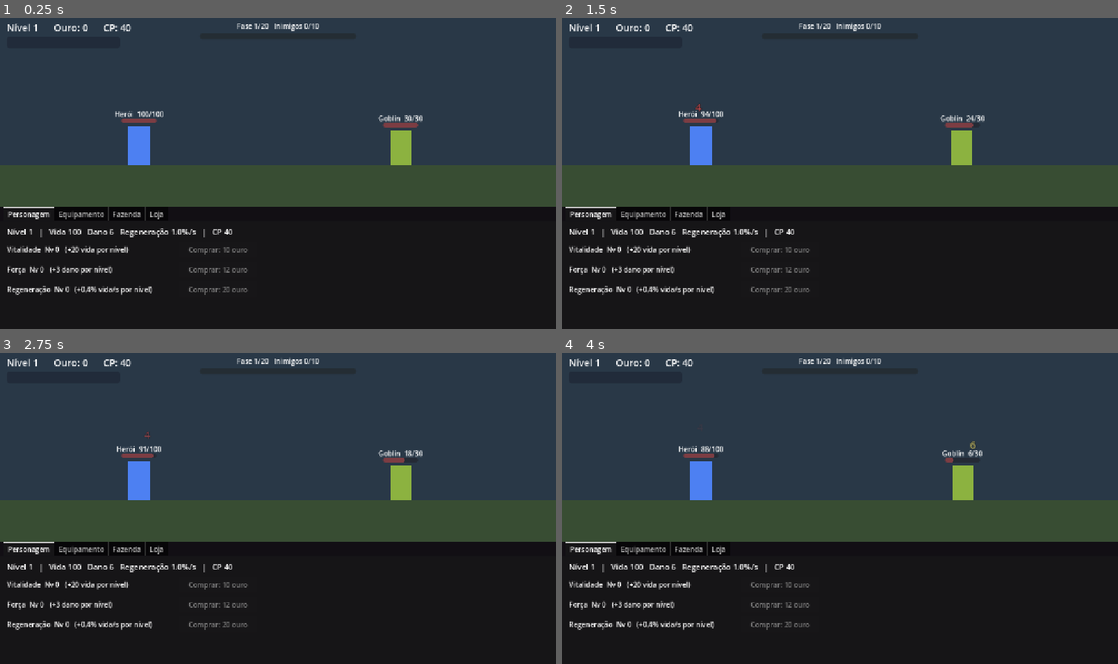
Above: before the commit, frames 1-4 (two rows, left to right).
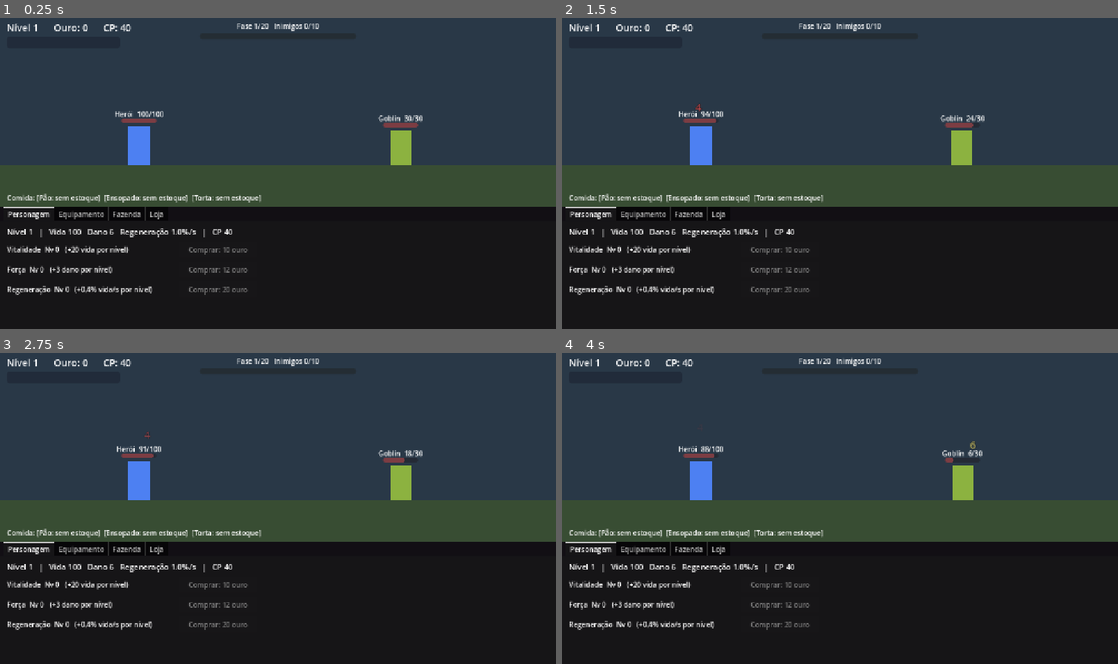
Above: after the commit, the same moments.

Repository: koenigkan12/reencarnei-fazendeiro
Game: Godot game, scene res://main.tscn
Same seed, same stepped clock (60 frames per second), same inputs: the game is played once before the commit and once after it.
Inputs:
- Up to frame 1 (0.25 s): no input
- Up to frame 2 (1.5 s): tap Enter at 1.25 s
- Up to frame 3 (2.75 s): tap Space at 2 s
- Up to frame 4 (4 s): no input

The runs differ from the first frame. In frame 1, 0.5% of the frame differs, in the area x 1-47%, y 56-60%; in frame 2, 0.5%; in frame 3, 0.5%; in frame 4, 0.5%.

Commit message:
Dias 12-18: fazenda (sementes, lotes, colheita, venda), Cultivo com autoplantio, comida com slots, zona 2

Diff:
--- /dev/null
+++ b/scripts/aba_fazenda.gd
@@ -0,0 +1,102 @@
+extends HBoxContainer
+# Aba Fazenda (painel de baixo): sementes, colheita e venda do excedente.
+const Cfg := preload("res://scripts/cfg.gd")
+
+var estado
+var _linhas: Array = []   # por cultura: {sel, info, vende}
+var _cozinha: Array = []  # por prato: {rotulo, botao}
+var _slots: Array = []    # OptionButtons dos slots de comida
+
+func _ready() -> void:
+	add_theme_constant_override("separation", 30)
+	var col := VBoxContainer.new()
+	col.add_theme_constant_override("separation", 8)
+	add_child(col)
+	var tit := Label.new()
+	tit.text = "Sementes e colheita  (escolha a semente e clique nos lotes)"
+	col.add_child(tit)
+	var grupo := ButtonGroup.new()
+	for i in Cfg.CULTURAS.size():
+		var h := HBoxContainer.new()
+		h.add_theme_constant_override("separation", 12)
+		var sel := Button.new()
+		sel.toggle_mode = true
+		sel.button_group = grupo
+		sel.custom_minimum_size = Vector2(190, 32)
+		sel.button_pressed = (i == estado.semente_selecionada)
+		sel.pressed.connect(func(): estado.semente_selecionada = i)
+		h.add_child(sel)
+		var info := Label.new()
+		info.custom_minimum_size = Vector2(190, 0)
+		h.add_child(info)
+		var vende := Button.new()
+		vende.custom_minimum_size = Vector2(170, 32)
+		vende.pressed.connect(func(): estado.vende_colheita(i))
+		h.add_child(vende)
+		col.add_child(h)
+		_linhas.append({"sel": sel, "info": info, "vende": vende})
+	var h2 := HBoxContainer.new()
+	h2.add_theme_constant_override("separation", 12)
+	var todos := Button.new()
+	todos.text = "Plantar em todos os lotes vazios"
+	todos.pressed.connect(func(): estado.planta_em_todos(estado.semente_selecionada))
+	h2.add_child(todos)
+	var colher := Button.new()
+	colher.text = "Colher tudo"
+	colher.pressed.connect(func(): estado.colhe_tudo())
+	h2.add_child(colher)
+	col.add_child(h2)
+	add_child(VSeparator.new())
+	var col2 := VBoxContainer.new()
+	col2.add_theme_constant_override("separation", 8)
+	add_child(col2)
+	var t2 := Label.new()
+	t2.text = "Cozinha (gasta colheita: cada prato dura um tempo)"
+	col2.add_child(t2)
+	for i in Cfg.PRATOS.size():
+		var h := HBoxContainer.new()
+		h.add_theme_constant_override("separation", 12)
+		var rot := Label.new()
+		rot.custom_minimum_size = Vector2(250, 0)
+		h.add_child(rot)
+		var bt := Button.new()
+		bt.custom_minimum_size = Vector2(190, 32)
+		bt.pressed.connect(func(): estado.cozinha(i))
+		h.add_child(bt)
+		col2.add_child(h)
+		_cozinha.append({"rotulo": rot, "botao": bt})
+	var t3 := Label.new()
+	t3.text = "Slots de comida do herói (usam o estoque sozinhos):"
+	col2.add_child(t3)
+	var hs := HBoxContainer.new()
+	hs.add_theme_constant_override("separation", 10)
+	col2.add_child(hs)
+	for s in Cfg.SLOTS_COMIDA:
+		var ob := OptionButton.new()
+		ob.custom_minimum_size = Vector2(150, 32)
+		ob.add_item("(vazio)", 0)
+		for p in Cfg.PRATOS:
+			ob.add_item(p["nome"])
+		ob.select(estado.slots_comida[s]["prato"] + 1)
+		ob.item_selected.connect(func(idx: int): estado.define_slot(s, idx - 1))
+		hs.add_child(ob)
+		_slots.append(ob)
+	estado.mudou.connect(_atualiza)
+	_atualiza()
+
+func _atualiza() -> void:
+	for i in Cfg.CULTURAS.size():
+		var cul: Dictionary = Cfg.CULTURAS[i]
+		var l: Dictionary = _linhas[i]
+		var lib: bool = estado.cultura_liberada(i)
+		l["sel"].disabled = not lib
+		l["sel"].text = "%s (%d sementes)" % [cul["nome"], estado.sementes[i]] if lib else "%s (Cultivo Nv %d)" % [cul["nome"], cul["nivel"]]
+		l["info"].text = "Colheita: %d" % estado.colheita[i]
+		l["vende"].text = "Vender: +%d ouro" % floori(estado.colheita[i] * cul["preco"])
+		l["vende"].disabled = estado.colheita[i] <= 0
+	for i in Cfg.PRATOS.size():
+		var p: Dictionary = Cfg.PRATOS[i]
+		var c: Dictionary = _cozinha[i]
+		c["rotulo"].text = "%s (%s, %d s)  estoque: %d" % [p["nome"], p["desc"], roundi(p["duracao"]), estado.pratos[i]]
+		c["botao"].text = "Cozinhar: %d %s" % [Cfg.COZINHA_CUSTO, Cfg.CULTURAS[i]["nome"]]
+		c["botao"].disabled = estado.colheita[i] < Cfg.COZINHA_CUSTO
--- a/scripts/batalha.gd
+++ b/scripts/batalha.gd
@@ -29,6 +29,7 @@
 var _barra_chefe: ProgressBar
 var _aviso: Label
 var _msg_drop: Label
+var _hud_comida: Label
 var _painel_derrota: PanelContainer
 var _texto_derrota: Label
 
@@ -90,6 +91,8 @@
 	_aviso.add_theme_constant_override("outline_size", 8)
 	_aviso.modulate.a = 0.0
 	add_child(_aviso)
+	_hud_comida = Label.new()
+	add_child(_hud_comida)
 	_msg_drop = Label.new()
 	_msg_drop.add_theme_font_size_override("font_size", 18)
 	_msg_drop.add_theme_color_override("font_outline_color", Color.BLACK)
@@ -133,6 +136,7 @@
 	_aviso.position = Vector2(0, size.y * 0.25)
 	_aviso.size = Vector2(size.x, 60)
 	_msg_drop.position = Vector2(16, 70)
+	_hud_comida.position = Vector2(16, size.y - 34)
 	_painel_derrota.position = Vector2(size.x / 2.0 - 190, size.y * 0.3)
 	_painel_derrota.size = Vector2(380, 150)
 
@@ -148,18 +152,22 @@
 	var e := fase - 1
 	if contra_chefe:
 		var c: Dictionary = Cfg.CHEFES[chefe_tipo]
-		var base: Dictionary = Cfg.INIMIGOS[2]
+		var base: Dictionary = _lista_inimigos()[2]
 		inimigo.configura(c["nome"], c["cor"], c["tamanho"],
 			base["vida"] * c["vida_mult"] * pow(Cfg.ESCALA_VIDA, e), base["dano"] * c["dano_mult"] * pow(Cfg.ESCALA_DANO, e), base["intervalo"])
 		inimigo.set_meta("ouro", base["ouro"] * c["ouro_mult"] * pow(Cfg.ESCALA_OURO, e))
 		inimigo.set_meta("xp", base["xp"] * c["xp_mult"] * pow(Cfg.ESCALA_XP, e))
 	else:
-		var base2: Dictionary = Cfg.INIMIGOS[randi() % Cfg.INIMIGOS.size()]
+		var lista := _lista_inimigos()
+		var base2: Dictionary = lista[randi() % lista.size()]
 		inimigo.configura(base2["nome"], base2["cor"], base2["tamanho"],
 			base2["vida"] * pow(Cfg.ESCALA_VIDA, e), base2["dano"] * pow(Cfg.ESCALA_DANO, e), base2["intervalo"])
 		inimigo.set_meta("ouro", base2["ouro"] * pow(Cfg.ESCALA_OURO, e))
 		inimigo.set_meta("xp", base2["xp"] * pow(Cfg.ESCALA_XP, e))
 	inimigo.visible = true
+
+func _lista_inimigos() -> Array:
+	return Cfg.INIMIGOS_ZONA2 if fase >= Cfg.ZONA2_A_PARTIR_DA_FASE else Cfg.INIMIGOS
 
 func _inicia_chefe() -> void:
 	contra_chefe = true
@@ -176,6 +184,7 @@
 
 # ---------- loop ----------
 func _process(delta: float) -> void:
+	_atualiza_comida()
 	if descanso > 0.0:
 		descanso -= delta
 		_texto_derrota.text = "Derrotado! O herói descansa... %d s" % ceili(maxf(descanso, 0.0))
@@ -238,6 +247,7 @@
 	if subiu:
 		heroi.vida = heroi.vida_max
 	estado.tenta_drop(fase, era_chefe)
+	estado.tenta_semente(era_chefe)
 	if era_chefe:
 		contra_chefe = false
 		_barra_chefe.visible = false
@@ -256,6 +266,7 @@
 	abates = 0
 	if fase < Cfg.FASES_TOTAL:
 		fase += 1
+		_fundo.color = Color(0.22, 0.16, 0.28) if fase >= Cfg.ZONA2_A_PARTIR_DA_FASE else Color(0.16, 0.22, 0.28)
 	else:
 		vitoria_final = true
 		_painel_derrota.visible = true
@@ -314,3 +325,14 @@
 	_rotulo_fase.text = rot
 	_barra_fase.max_value = Cfg.INIMIGOS_POR_FASE
 	_barra_fase.value = abates
+
+func _atualiza_comida() -> void:
+	var partes: Array = []
+	for sl in estado.slots_comida:
+		if sl["prato"] == -1:
+			partes.append("[vazio]")
+		elif sl["restante"] > 0.0:
+			partes.append("[%s %d s]" % [Cfg.PRATOS[sl["prato"]]["nome"], ceili(sl["restante"])])
+		else:
+			partes.append("[%s: sem estoque]" % Cfg.PRATOS[sl["prato"]]["nome"])
+	_hud_comida.text = "Comida: " + "  ".join(partes)
--- a/scripts/cfg.gd
+++ b/scripts/cfg.gd
@@ -66,3 +66,38 @@
 # CP (poder de combate) = vida/CP_VIDA_DIV + dano*CP_DANO_MULT/intervalo
 const CP_VIDA_DIV := 10.0
 const CP_DANO_MULT := 5.0
+# ---------- Fazenda ----------
+const CULTURAS := [
+	{"nome": "Trigo", "cor": Color(0.9, 0.8, 0.3), "tempo": 15.0, "preco": 2.0, "xp": 1.0, "nivel": 1, "peso": 60.0},
+	{"nome": "Cenoura", "cor": Color(0.95, 0.55, 0.15), "tempo": 30.0, "preco": 6.0, "xp": 3.0, "nivel": 2, "peso": 30.0},
+	{"nome": "Abóbora", "cor": Color(0.95, 0.4, 0.1), "tempo": 60.0, "preco": 15.0, "xp": 8.0, "nivel": 4, "peso": 10.0},
+]
+const LOTES_TOTAL := 8
+const LOTES_BASE := 2                 # lotes abertos no Cultivo nivel 1; +1 a cada LOTES_A_CADA niveis
+const LOTES_A_CADA := 2
+const RENDIMENTO := 2                 # unidades colhidas por lote
+const SEMENTE_CHANCE := 0.2           # por inimigo comum derrotado
+const SEMENTES_CHEFE := 3
+# Cultivo (a habilidade "inutil" do heroi): sobe colhendo. XP p/ subir = BASE * CRESC^(nivel-1)
+const CULTIVO_XP_BASE := 5.0
+const CULTIVO_XP_CRESC := 1.6
+const AUTOPLANTIO_NIVEL := 4          # a partir daqui o lote replanta sozinho se houver semente
+# ---------- Comida (cada cultura vira um prato) ----------
+# efeito: "regen" soma % de vida/s, "vida" multiplica a vida maxima, "dano" multiplica o dano
+const COZINHA_CUSTO := 4              # unidades da cultura gastas por prato
+const SLOTS_COMIDA := 3
+const PRATOS := [
+	{"nome": "Pão", "efeito": "regen", "valor": 0.02, "duracao": 60.0, "desc": "+2% vida/s"},
+	{"nome": "Ensopado", "efeito": "vida", "valor": 0.30, "duracao": 90.0, "desc": "+30% vida"},
+	{"nome": "Torta", "efeito": "dano", "valor": 0.40, "duracao": 90.0, "desc": "+40% dano"},
+]
+
+# ---------- Zona 2 (fases 11 a 20) ----------
+const ZONA2_A_PARTIR_DA_FASE := 11
+const INIMIGOS_ZONA2 := [
+	{"nome": "Lobo", "cor": Color(0.6, 0.6, 0.65), "tamanho": Vector2(70, 50), "vida": 35.0, "dano": 6.0, "intervalo": 0.9, "ouro": 4.0, "xp": 5.0},
+	{"nome": "Esqueleto", "cor": Color(0.9, 0.9, 0.8), "tamanho": Vector2(44, 90), "vida": 50.0, "dano": 8.0, "intervalo": 1.1, "ouro": 6.0, "xp": 7.0},
+	{"nome": "Ogro", "cor": Color(0.5, 0.4, 0.2), "tamanho": Vector2(85, 115), "vida": 80.0, "dano": 11.0, "intervalo": 1.7, "ouro": 9.0, "xp": 10.0},
+]
+const NOMES_ITEM_ZONA2 := ["Espada de Aço", "Armadura de Aço", "Amuleto de Prata"]
+const ITEM_ZONA2_MULT := 1.5          # itens da zona 2 sao mais fortes
--- a/scripts/estado.gd
+++ b/scripts/estado.gd
@@ -36,10 +36,10 @@
 	return s
 
 func _vida_com(itens: Array) -> float:
-	return Cfg.HEROI_VIDA + Cfg.HEROI_VIDA_POR_NIVEL * (nivel - 1) + upgrades["vida"] * Cfg.UPGRADES[0]["bonus"] + _soma_itens(itens, "vida")
+	return (Cfg.HEROI_VIDA + Cfg.HEROI_VIDA_POR_NIVEL * (nivel - 1) + upgrades["vida"] * Cfg.UPGRADES[0]["bonus"] + _soma_itens(itens, "vida")) * (1.0 + buff("vida"))
 
 func _dano_com(itens: Array) -> float:
-	return Cfg.HEROI_DANO + Cfg.HEROI_DANO_POR_NIVEL * (nivel - 1) + upgrades["dano"] * Cfg.UPGRADES[1]["bonus"] + _soma_itens(itens, "dano")
+	return (Cfg.HEROI_DANO + Cfg.HEROI_DANO_POR_NIVEL * (nivel - 1) + upgrades["dano"] * Cfg.UPGRADES[1]["bonus"] + _soma_itens(itens, "dano")) * (1.0 + buff("dano"))
 
 func vida_max() -> float:
 	return _vida_com(equipado)
@@ -51,7 +51,7 @@
 	return Cfg.HEROI_INTERVALO
 
 func regen_pct() -> float:
-	return Cfg.HEROI_REGEN_PCT + upgrades["regen"] * Cfg.UPGRADES[2]["bonus"]
+	return Cfg.HEROI_REGEN_PCT + upgrades["regen"] * Cfg.UPGRADES[2]["bonus"] + buff("regen")
 
 func _cp_com(itens: Array) -> int:
 	return floori(_vida_com(itens) / Cfg.CP_VIDA_DIV + _dano_com(itens) * Cfg.CP_DANO_MULT / intervalo())
@@ -93,8 +93,9 @@
 func gera_item(fase: int, chefe: bool) -> Dictionary:
 	var slot := randi() % 3
 	var rar := _sorteia_raridade(chefe)
-	var m: float = Cfg.RARIDADES[rar]["mult"] * pow(Cfg.ITEM_ESCALA_FASE, fase - 1)
-	var it := {"slot": slot, "raridade": rar, "fase": fase, "vida": 0.0, "dano": 0.0}
+	var zona2 := fase >= Cfg.ZONA2_A_PARTIR_DA_FASE
+	var m: float = Cfg.RARIDADES[rar]["mult"] * pow(Cfg.ITEM_ESCALA_FASE, fase - 1) * (Cfg.ITEM_ZONA2_MULT if zona2 else 1.0)
+	var it := {"slot": slot, "raridade": rar, "fase": fase, "zona2": zona2, "vida": 0.0, "dano": 0.0}
 	match slot:
 		0: it["dano"] = Cfg.ITEM_DANO_BASE * m
 		1: it["vida"] = Cfg.ITEM_VIDA_BASE * m
@@ -121,7 +122,8 @@
 	item_dropou.emit(info)
 	return info
 func nome_item(it: Dictionary) -> String:
-	return "%s %s" % [Cfg.NOMES_ITEM[it["slot"]], Cfg.RARIDADES[it["raridade"]]["nome"]]
+	var nomes: Array = Cfg.NOMES_ITEM_ZONA2 if it["zona2"] else Cfg.NOMES_ITEM
+	return "%s %s" % [nomes[it["slot"]], Cfg.RARIDADES[it["raridade"]]["nome"]]
 
 func descricao_item(it: Dictionary) -> String:
 	var partes: Array = []
@@ -132,4 +134,138 @@
 	return ", ".join(partes)
 
 func valor_venda(it: Dictionary) -> int:
-	return floori(Cfg.VENDA_BASE * Cfg.RARIDADES[it["raridade"]]["mult"] * pow(Cfg.ITEM_ESCALA_FASE, it["fase"] - 1))
+	return floori(Cfg.VENDA_BASE * Cfg.RARIDADES[it["raridade"]]["mult"] * pow(Cfg.ITEM_ESCALA_FASE, it["fase"] - 1) * (Cfg.ITEM_ZONA2_MULT if it["zona2"] else 1.0))
+
+# ---------- Fazenda e Cultivo ----------
+var sementes: Array = [0, 0, 0]
+var colheita: Array = [0, 0, 0]
+var canteiros: Array = []        # [{cultura: -1 vazio, restante: segundos}]
+var cultivo_nivel := 1
+var cultivo_xp := 0.0
+var semente_selecionada := 0
+
+func _init() -> void:
+	for i in Cfg.LOTES_TOTAL:
+		canteiros.append({"cultura": -1, "restante": 0.0})
+	sementes[0] = 3   # comeco: algumas sementes de trigo para o jogador aprender o loop
+
+func lotes_abertos() -> int:
+	return mini(Cfg.LOTES_TOTAL, Cfg.LOTES_BASE + (cultivo_nivel - 1) / Cfg.LOTES_A_CADA)
+
+func cultivo_xp_para_subir() -> float:
+	return Cfg.CULTIVO_XP_BASE * pow(Cfg.CULTIVO_XP_CRESC, cultivo_nivel - 1)
+
+func cultura_liberada(i: int) -> bool:
+	return cultivo_nivel >= Cfg.CULTURAS[i]["nivel"]
+
+# Semente cai de inimigos (so das culturas que o Cultivo ja libera)
+func tenta_semente(chefe: bool) -> void:
+	if not chefe and randf() > Cfg.SEMENTE_CHANCE:
+		return
+	var total := 0.0
+	for i in Cfg.CULTURAS.size():
+		if cultura_liberada(i):
+			total += Cfg.CULTURAS[i]["peso"]
+	var r := randf() * total
+	var escolhida := 0
+	for i in Cfg.CULTURAS.size():
+		if cultura_liberada(i):
+			r -= Cfg.CULTURAS[i]["peso"]
+			if r <= 0.0:
+				escolhida = i
+				break
+	sementes[escolhida] += Cfg.SEMENTES_CHEFE if chefe else 1
+	mudou.emit()
+
+func planta(lote: int, cultura: int) -> bool:
+	if lote >= lotes_abertos() or canteiros[lote]["cultura"] != -1 or sementes[cultura] <= 0:
+		return false
+	sementes[cultura] -= 1
+	canteiros[lote] = {"cultura": cultura, "restante": Cfg.CULTURAS[cultura]["tempo"]}
+	mudou.emit()
+	return true
+
+func lote_pronto(lote: int) -> bool:
+	return canteiros[lote]["cultura"] != -1 and canteiros[lote]["restante"] <= 0.0
+
+func colhe(lote: int) -> bool:
+	if lote >= lotes_abertos() or not lote_pronto(lote):
+		return false
+	var c: int = canteiros[lote]["cultura"]
+	colheita[c] += Cfg.RENDIMENTO
+	canteiros[lote] = {"cultura": -1, "restante": 0.0}
+	cultivo_xp += Cfg.CULTURAS[c]["xp"]
+	while cultivo_xp >= cultivo_xp_para_subir():
+		cultivo_xp -= cultivo_xp_para_subir()
+		cultivo_nivel += 1
+	if cultivo_nivel >= Cfg.AUTOPLANTIO_NIVEL and sementes[c] > 0:
+		planta(lote, c)   # replantio automatico
+	mudou.emit()
+	return true
+
+func colhe_tudo() -> void:
+	for i in Cfg.LOTES_TOTAL:
+		colhe(i)
+
+func planta_em_todos(cultura: int) -> void:
+	for i in lotes_abertos():
+		planta(i, cultura)
+
+func vende_colheita(cultura: int) -> void:
+	ouro += colheita[cultura] * Cfg.CULTURAS[cultura]["preco"]
+	colheita[cultura] = 0
+	mudou.emit()
+
+# Chamado todo quadro (a fazenda cresce mesmo com outra aba aberta)
+func tick(delta: float) -> void:
+	_tick_comida(delta)
+	for i in lotes_abertos():
+		var c: Dictionary = canteiros[i]
+		if c["cultura"] != -1 and c["restante"] > 0.0:
+			c["restante"] = maxf(c["restante"] - delta, 0.0)
+			if c["restante"] <= 0.0 and cultivo_nivel >= Cfg.AUTOPLANTIO_NIVEL:
+				colhe(i)
+
+# ---------- Comida ----------
+var pratos: Array = [0, 0, 0]                 # estoque de cada prato
+var slots_comida: Array = [                   # -1 = vazio
+	{"prato": 0, "restante": 0.0}, {"prato": 1, "restante": 0.0}, {"prato": 2, "restante": 0.0}]
+
+# soma dos efeitos ativos de um tipo ("regen", "vida", "dano")
+func buff(efeito: String) -> float:
+	var s := 0.0
+	for sl in slots_comida:
+		if sl["prato"] != -1 and sl["restante"] > 0.0:
+			var p: Dictionary = Cfg.PRATOS[sl["prato"]]
+			if p["efeito"] == efeito:
+				s += p["valor"]
+	return s
+
+func cozinha(prato: int) -> bool:
+	if colheita[prato] < Cfg.COZINHA_CUSTO:
+		return false
+	colheita[prato] -= Cfg.COZINHA_CUSTO
+	pratos[prato] += 1
+	mudou.emit()
+	return true
+
+func define_slot(i: int, prato: int) -> void:
+	slots_comida[i]["prato"] = prato
+	mudou.emit()
+
+# Consome sozinho a proxima unidade do estoque quando o efeito do slot acaba
+func _tick_comida(delta: float) -> void:
+	var mudaram := false
+	for sl in slots_comida:
+		if sl["prato"] == -1:
+			continue
+		if sl["restante"] > 0.0:
+			sl["restante"] = maxf(sl["restante"] - delta, 0.0)
+			if sl["restante"] <= 0.0:
+				mudaram = true
+		if sl["restante"] <= 0.0 and pratos[sl["prato"]] > 0:
+			pratos[sl["prato"]] -= 1
+			sl["restante"] = Cfg.PRATOS[sl["prato"]]["duracao"]
+			mudaram = true
+	if mudaram:
+		mudou.emit()
--- /dev/null
+++ b/scripts/fazenda_tela.gd
@@ -0,0 +1,72 @@
+extends ColorRect
+# Tela de cima da aba Fazenda: lotes clicaveis (placeholder visual).
+# Clique em lote vazio planta a semente selecionada; em lote pronto, colhe.
+const Cfg := preload("res://scripts/cfg.gd")
+
+var estado
+var _col: VBoxContainer
+var _botoes: Array = []
+var _cabecalho: Label
+var _barra: ProgressBar
+
+func _ready() -> void:
+	color = Color(0.36, 0.6, 0.28)
+	_col = VBoxContainer.new()
+	_col.set_anchors_preset(Control.PRESET_FULL_RECT)
+	_col.offset_left = 16
+	_col.offset_top = 10
+	_col.offset_right = -16
+	_col.offset_bottom = -10
+	_col.add_theme_constant_override("separation", 12)
+	add_child(_col)
+	_cabecalho = Label.new()
+	_cabecalho.add_theme_font_size_override("font_size", 22)
+	_col.add_child(_cabecalho)
+	_barra = ProgressBar.new()
+	_barra.show_percentage = false
+	_barra.custom_minimum_size = Vector2(260, 14)
+	_barra.size_flags_horizontal = Control.SIZE_SHRINK_BEGIN
+	_barra.modulate = Color(0.6, 1.0, 0.5)
+	_col.add_child(_barra)
+	var grade := GridContainer.new()
+	grade.columns = 4
+	grade.add_theme_constant_override("h_separation", 20)
+	grade.add_theme_constant_override("v_separation", 16)
+	grade.size_flags_horizontal = Control.SIZE_SHRINK_CENTER
+	grade.size_flags_vertical = Control.SIZE_EXPAND_FILL
+	_col.add_child(grade)
+	for i in Cfg.LOTES_TOTAL:
+		var b := Button.new()
+		b.custom_minimum_size = Vector2(150, 80)
+		b.pressed.connect(func(): _clicou(i))
+		grade.add_child(b)
+		_botoes.append(b)
+
+func _clicou(i: int) -> void:
+	if estado.lote_pronto(i):
+		estado.colhe(i)
+	elif estado.canteiros[i]["cultura"] == -1:
+		estado.planta(i, estado.semente_selecionada)
+
+func _process(_delta: float) -> void:
+	if not is_visible_in_tree():
+		return
+	_cabecalho.text = "Fazenda   |   Cultivo Nv %d" % estado.cultivo_nivel
+	_barra.max_value = estado.cultivo_xp_para_subir()
+	_barra.value = estado.cultivo_xp
+	var abertos: int = estado.lotes_abertos()
+	for i in Cfg.LOTES_TOTAL:
+		var b: Button = _botoes[i]
+		var c: Dictionary = estado.canteiros[i]
+		b.disabled = false
+		if i >= abertos:
+			b.text = "Bloqueado\n(sobe o Cultivo)"
+			b.disabled = true
+		elif c["cultura"] == -1:
+			b.text = "Vazio\n(clique para plantar)"
+		else:
+			var cul: Dictionary = Cfg.CULTURAS[c["cultura"]]
+			if c["restante"] <= 0.0:
+				b.text = "%s\nPRONTO! Colher" % cul["nome"]
+			else:
+				b.text = "%s\n%d s" % [cul["nome"], ceili(c["restante"])]
--- a/scripts/main.gd
+++ b/scripts/main.gd
@@ -9,6 +9,8 @@
 const Estado := preload("res://scripts/estado.gd")
 const AbaPersonagem := preload("res://scripts/aba_personagem.gd")
 const AbaEquipamento := preload("res://scripts/aba_equipamento.gd")
+const AbaFazenda := preload("res://scripts/aba_fazenda.gd")
+const FazendaTela := preload("res://scripts/fazenda_tela.gd")
 
 var batalha: Control
 var estado := Estado.new()
@@ -33,6 +35,10 @@
 	fazenda.set_anchors_preset(Control.PRESET_FULL_RECT)
 	fazenda.visible = false
 	topo.add_child(fazenda)
+	_indicador = Label.new()
+	_indicador.position = Vector2(560, 14)
+	_indicador.visible = false
+	topo.add_child(_indicador)
 	abas = _cria_painel_abas()
 	abas.tab_changed.connect(_troca_aba)
 	raiz.add_child(abas)
@@ -54,47 +60,20 @@
 	var na_fazenda: bool = ABAS[indice] == "Fazenda"
 	fazenda.visible = na_fazenda
 	batalha.visible = not na_fazenda
+	_indicador.visible = na_fazenda
 
-# Placeholder estatico da fazenda (arte real depois).
+# Tela de cima da aba Fazenda (lotes clicaveis). A batalha continua rodando escondida.
 func _cria_fazenda() -> Control:
-	var raiz := ColorRect.new()
-	raiz.name = "AreaFazenda"
-	raiz.color = Color(0.45, 0.68, 0.9)
-	var grama := ColorRect.new()
-	grama.color = Color(0.36, 0.6, 0.28)
-	grama.set_anchors_preset(Control.PRESET_BOTTOM_WIDE)
-	grama.anchor_top = 0.35
-	grama.offset_top = 0
-	grama.offset_bottom = 0
-	raiz.add_child(grama)
-	var canteiros := GridContainer.new()
-	canteiros.columns = 4
-	canteiros.add_theme_constant_override("h_separation", 24)
-	canteiros.add_theme_constant_override("v_separation", 20)
-	canteiros.set_anchors_preset(Control.PRESET_CENTER)
-	canteiros.grow_horizontal = Control.GROW_DIRECTION_BOTH
-	canteiros.grow_vertical = Control.GROW_DIRECTION_BOTH
-	for i in 8:
-		var c := ColorRect.new()
-		c.custom_minimum_size = Vector2(110, 70)
-		c.color = Color(0.4, 0.27, 0.17)
-		canteiros.add_child(c)
-	raiz.add_child(canteiros)
-	var titulo := Label.new()
-	titulo.text = "Fazenda (placeholder)"
-	titulo.position = Vector2(16, 10)
-	titulo.add_theme_font_size_override("font_size", 22)
-	raiz.add_child(titulo)
-	_indicador = Label.new()
-	_indicador.position = Vector2(16, 44)
-	raiz.add_child(_indicador)
-	return raiz
+	var tela := FazendaTela.new()
+	tela.estado = estado
+	tela.name = "AreaFazenda"
+	return tela
 
-# Mini indicador da luta (que segue rodando) na tela da Fazenda.
-func _process(_delta: float) -> void:
+# A fazenda cresce com qualquer aba aberta; mini indicador da luta aparece na tela da Fazenda.
+func _process(delta: float) -> void:
+	estado.tick(delta)
 	if fazenda.visible:
-		_indicador.text = "Luta: Fase %d  |  Vida do herói %d/%d  |  Ouro %d" % [batalha.fase, batalha.heroi.vida, batalha.heroi.vida_max, batalha.ouro]
-
+		_indicador.text = "Luta: Fase %d  |  Vida do herói %d/%d  |  Ouro %d" % [batalha.fase, batalha.heroi.vida, batalha.heroi.vida_max, estado.ouro]
 func _cria_painel_abas() -> TabContainer:
 	var painel := TabContainer.new()
 	painel.name = "PainelAbas"
@@ -128,6 +107,15 @@
 	for minuto in range(1, 31):
 		for _s in 12:
 			await get_tree().create_timer(5.0).timeout
+			estado.colhe_tudo()
+			for c in [2, 1, 0]:
+				if estado.cultura_liberada(c) and estado.sementes[c] > 0:
+					estado.planta_em_todos(c)
+					break
+			for c in 3:
+				estado.cozinha(c)
+				estado.cozinha(c)
+				estado.vende_colheita(c)
 			var i := 0
 			while i < 40:
 				var barato := 0
@@ -137,7 +125,7 @@
 				if not estado.compra_upgrade(barato):
 					break
 				i += 1
-		print("[teste] min %d: fase %d (%d/%d)%s nivel %d, ouro %d, CP %d, derrotas %d, upg %s, equip %s" % [minuto, batalha.fase, batalha.abates, Cfg.INIMIGOS_POR_FASE, " CHEFE" if batalha.contra_chefe else "", estado.nivel, estado.ouro, estado.cp(), batalha.derrotas, str(estado.upgrades), str(estado.equip …(69 unchanged characters)…
+		print("[teste] min %d: fase %d (%d/%d)%s nivel %d, ouro %d, CP %d, derrotas %d, cultivo %d, pratos %s, upg %s, equip %s" % [minuto, batalha.fase, batalha.abates, Cfg.INIMIGOS_POR_FASE, " CHEFE" if batalha.contra_chefe else "", estado.nivel, estado.ouro, estado.cp(), batalha.derrotas, estado.cultivo_nivel, str(estado.pratos), str(estado.upgrades), str(estado.equip …(69 unchanged characters)…
 		if batalha.vitoria_final:
 			print("[teste] VITORIA FINAL")
 			break
Not shown, added: scripts/aba_equipamento.gd.uid
Not shown, added: scripts/aba_fazenda.gd.uid
Not shown, added: scripts/aba_personagem.gd.uid
Not shown, added: scripts/estado.gd.uid
Not shown, added: scripts/fazenda_tela.gd.uid
